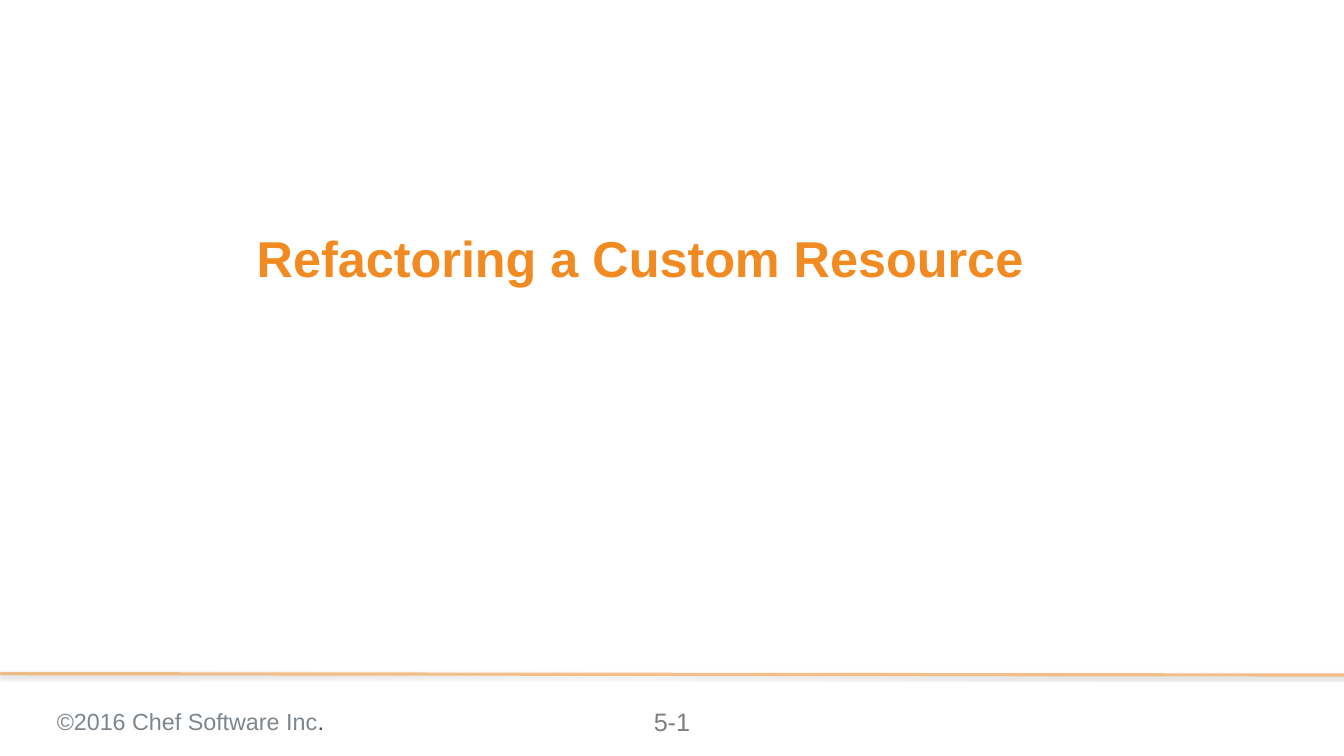
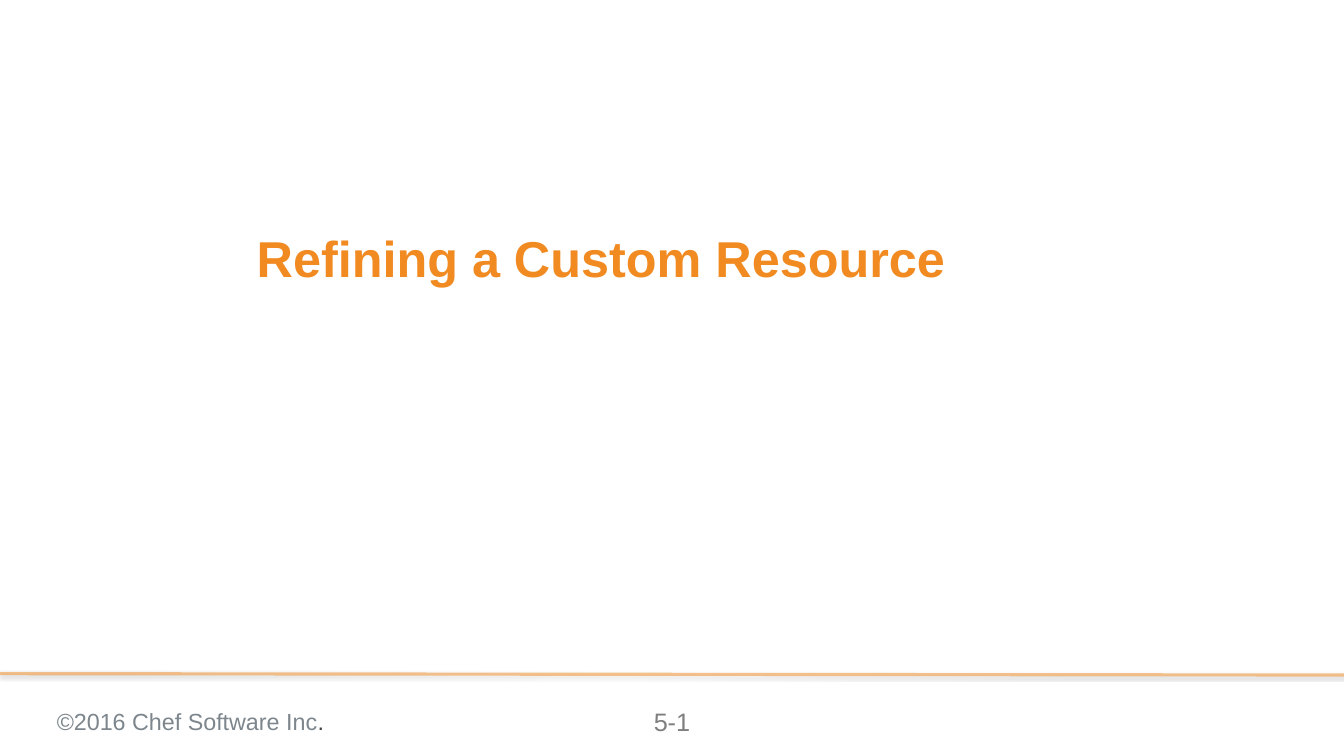
Before and after one commit to chef-training/extending_cookbooks, a slide deck: slide 1 of 05-refining_a_custom_resource.pptx. Drawn at 1344x756 pixels with LibreOffice and Linux fonts; fonts in the diff are those of the drawing; background and template pictures are left out. Boxes give left, top, right and bottom in pixels: in the first picture for what was removed or moved away, otherwise in the second. Text is boxed around its words. In the diff, an @@ line names an element or a change of style, - is before the commit and + after.

Commit message:
Updates to the custom resources modules to the latest

```diff
--- a/05-refining_a_custom_resource.pptx
+++ b/05-refining_a_custom_resource.pptx
@@ title at box(257, 240, 945, 287): text changed @@
-Refactoring a Custom Resource
+Refining a Custom Resource
```
Also in this commit, not shown: 2 other files.
